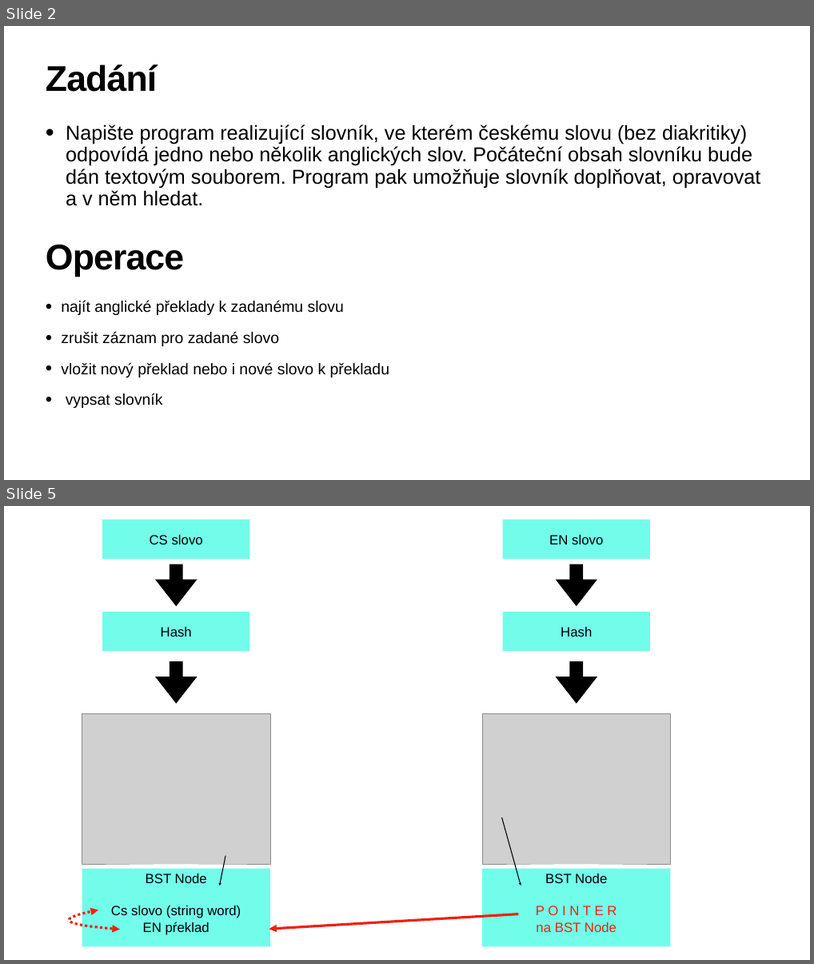
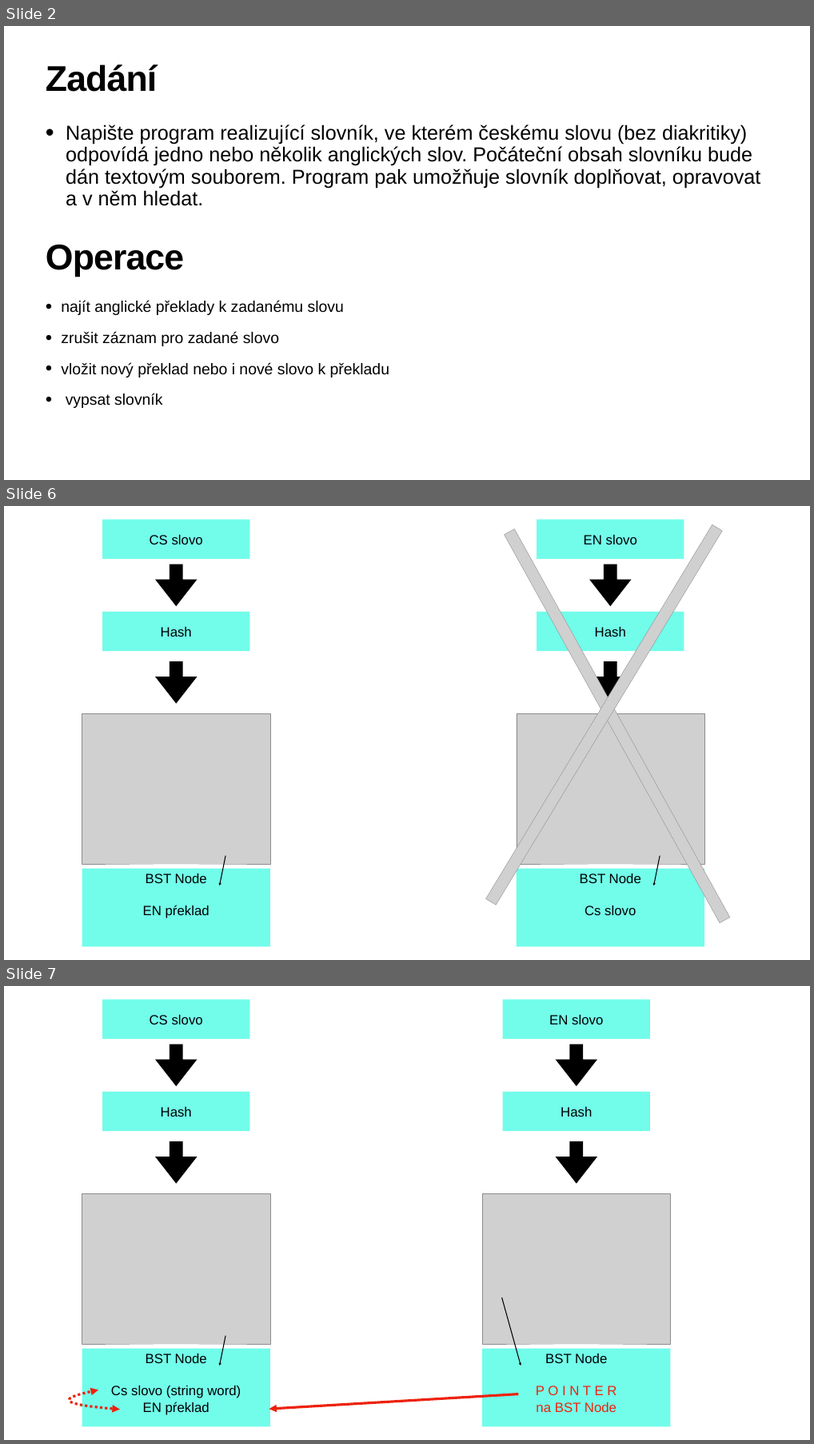
Before and after one commit to mrmidi/VSPJ-DSA, a slide deck: Semestral/Presentation.pptx. Shown one above the other, each under a label of ours: slides 2 and 5 before the commit, slides 2, 6 and 7 after it; the slides between them are not shown. The pictures are 814x964 and 814x1444 pixels, drawn with LibreOffice and Linux fonts; fonts in the diff are those of the drawing; grey boxes stand for pictures. Boxes give left, top, right and bottom in pixels: in the first picture for what was removed or moved away, otherwise in the second. Text is boxed around its words. In the diff, an @@ line names an element or a change of style, - is before the commit and + after.

```diff
--- a/Semestral/Presentation.pptx
+++ b/Semestral/Presentation.pptx
@@ slide 6 added at (4,506,810,960), background #FFFFFF @@
@@ rectangle added at (102,520,250,559), fill #72FDEA, 32 pt, text #000000 @@
+CS slovo
@@ picture added at (486,524,722,904) @@
@@ picture added at (504,529,730,923) @@
@@ rectangle added at (537,520,684,559), fill #72FDEA, 32 pt, text #000000 @@
+EN slovo
@@ right arrow added at (155,564,198,606), fill #000000 @@
@@ right arrow added at (590,564,632,606), fill #000000 @@
@@ rectangle added at (102,612,250,651), fill #72FDEA, 32 pt, text #000000 @@
+Hash
@@ rectangle added at (537,612,684,651), fill #72FDEA, 32 pt, text #000000 @@
+Hash
@@ right arrow added at (155,661,198,704), fill #000000 @@
@@ right arrow added at (590,661,632,704), fill #000000 @@
@@ picture added at (82,714,270,864) @@
@@ picture added at (517,714,705,864) @@
@@ arrow added from (226, 856) to (219, 885), #000000 2 pt @@
@@ arrow added from (660, 856) to (654, 885), #000000 2 pt @@
@@ rectangle added at (82,868,270,946), fill #72FDEA, 32 pt, text #000000 @@
+BST Node
+EN pŕeklad
@@ rectangle added at (517,868,705,946), fill #72FDEA, 32 pt, text #000000 @@
+BST Node
+Cs slovo
@@ what was slide 5 is now slide 7 @@
```
Also in this commit, not shown: 2 slides changed, 1 other slide added, 3 other files.
